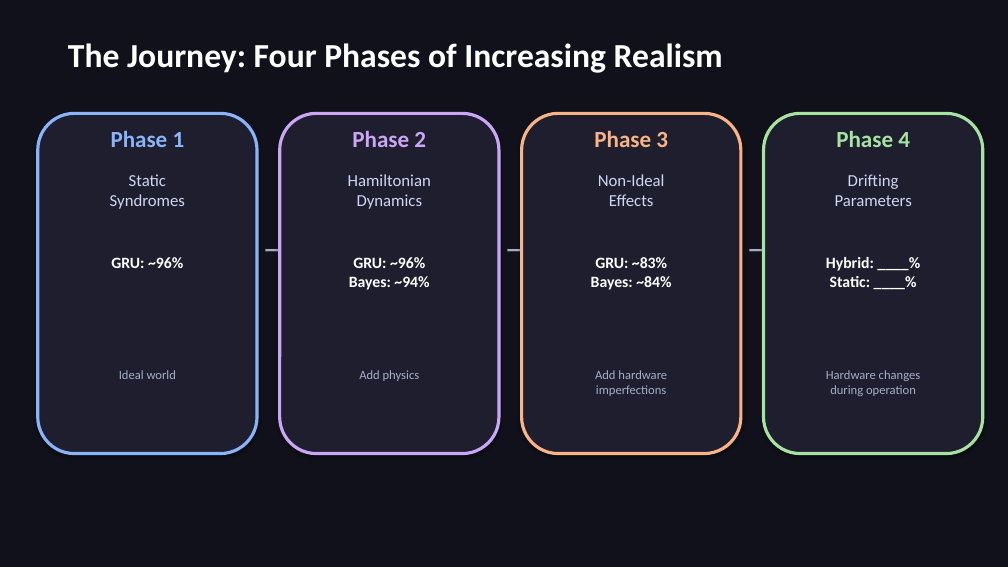
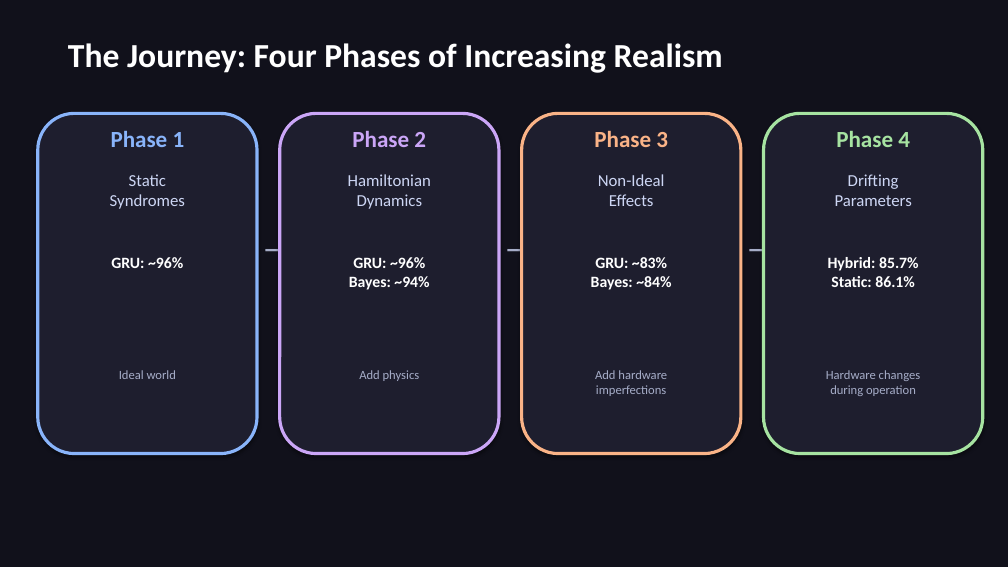
Before and after one commit to pkarakala/cqec-ml-decoder, a slide deck: slide 15 of presentation/adaptive_qec_slides.pptx. Drawn at 1008x567 pixels with LibreOffice and Linux fonts; fonts in the diff are those of the drawing. Boxes give left, top, right and bottom in pixels: in the first picture for what was removed or moved away, otherwise in the second. Text is boxed around its words. In the diff, an @@ line names an element or a change of style, - is before the commit and + after.

```diff
--- a/presentation/adaptive_qec_slides.pptx
+++ b/presentation/adaptive_qec_slides.pptx
@@ text at box(828, 257, 919, 287): text changed @@
-Hybrid: ____%
-Static: ____%
+Hybrid: 85.7%
+Static: 86.1%
```
Also in this commit, not shown: 6 other slides changed, 20 other files.
